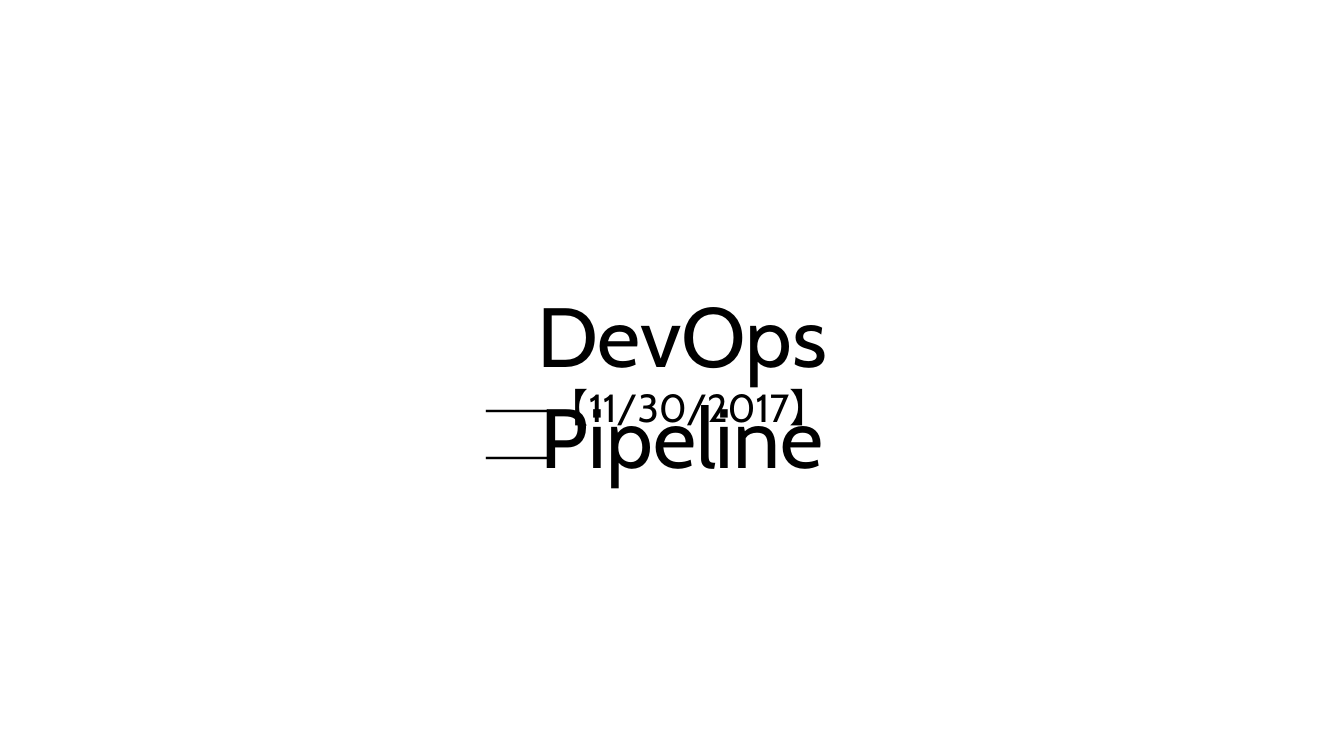
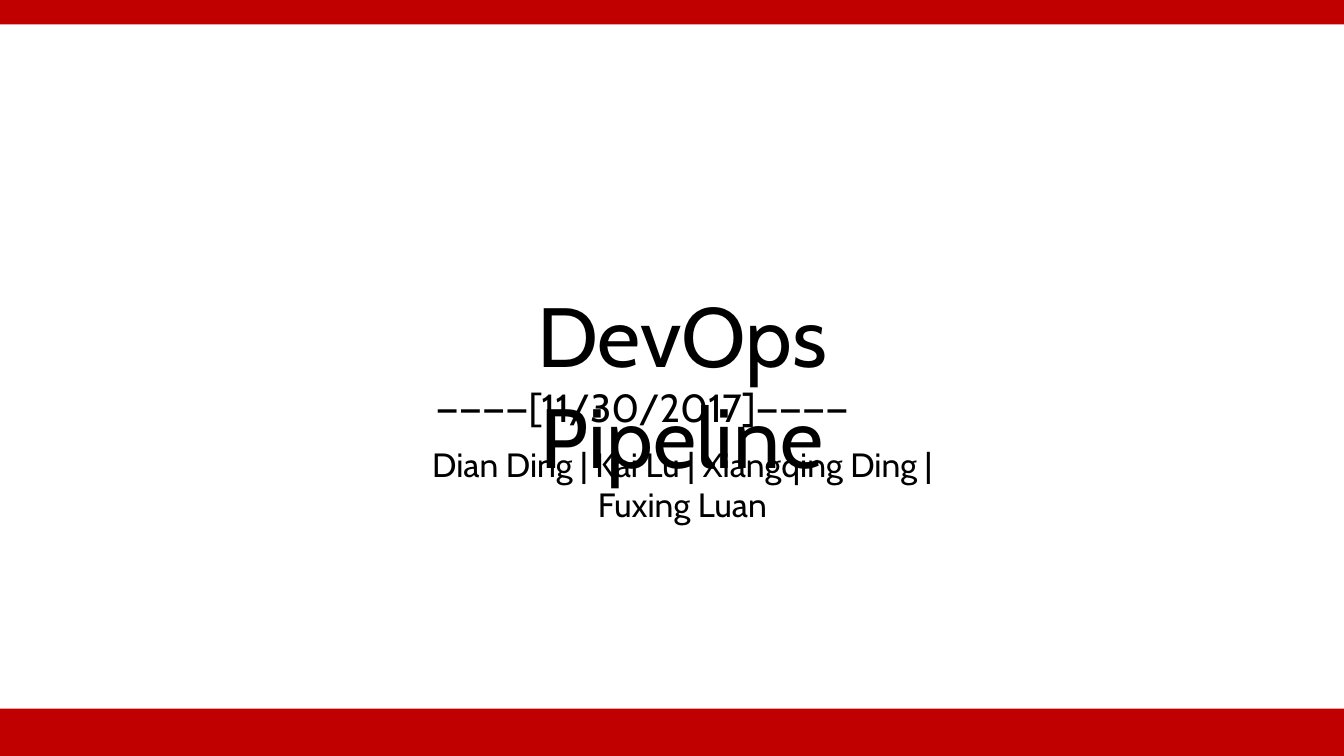
Before and after one commit to xding2020/DevOps-Pipeline, a slide deck: slide 1 of Presentation/PPT/Presentation.pptx. Drawn at 1344x756 pixels with LibreOffice and Linux fonts; fonts in the diff are those of the drawing. Boxes give left, top, right and bottom in pixels: in the first picture for what was removed or moved away, otherwise in the second. Text is boxed around its words. In the diff, an @@ line names an element or a change of style, - is before the commit and + after.

Commit message:
Update PPT

```diff
--- a/Presentation/PPT/Presentation.pptx
+++ b/Presentation/PPT/Presentation.pptx
@@ rectangle added at (0, 0, 1344, 24), fill #C00000 @@
@@ text at (436, 392, 849, 431): text changed @@
-——【11/30/2017】——
+————[11/30/2017]————
@@ text added at (432, 449, 917, 525), 24 pt, text #000000 @@
+Dian Ding | Kai Lu | Xiangqing Ding | Fuxing Luan
@@ rectangle added at (0, 709, 1344, 756), fill #C00000 @@
```
Also in this commit, not shown: 1 other slide changed, 5 slides added, 5 slides removed, 1 other file.
